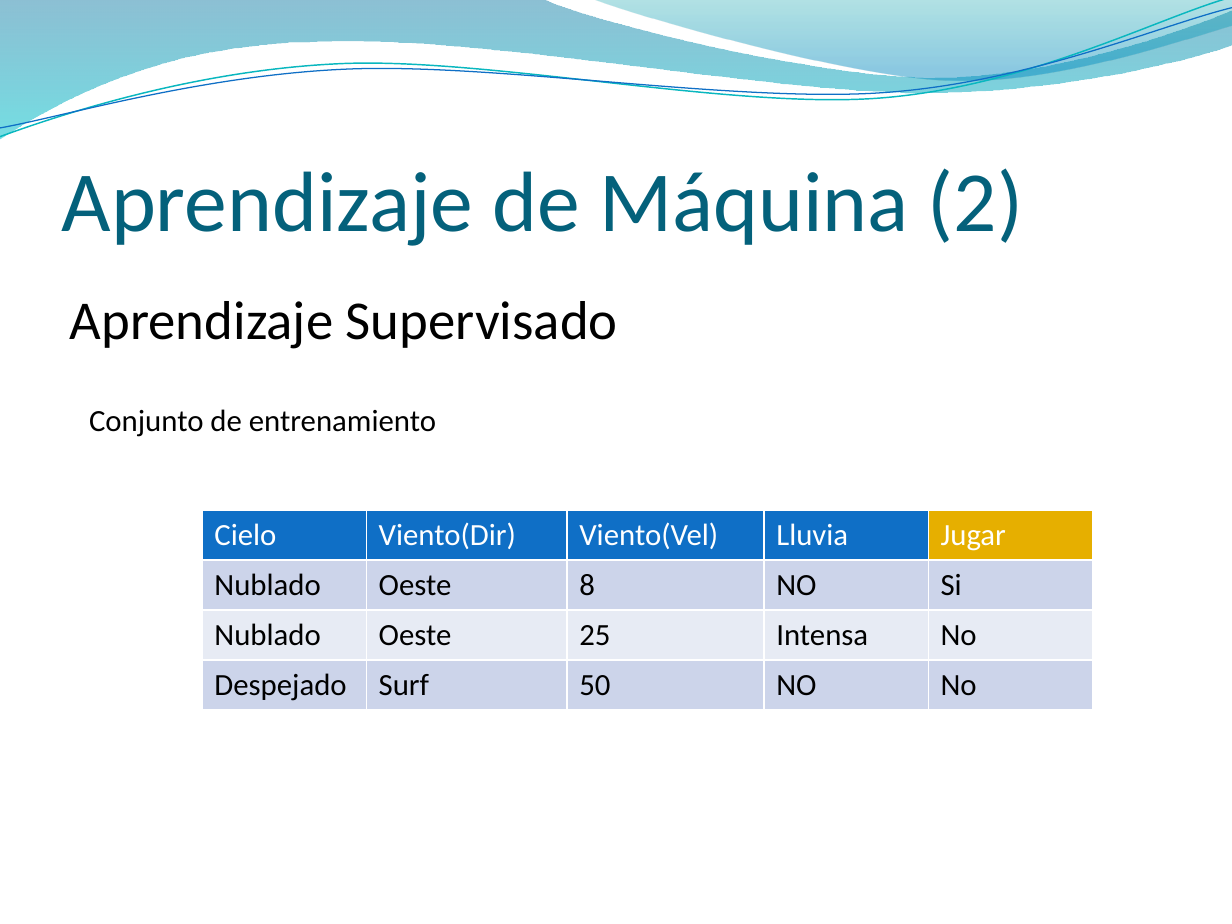
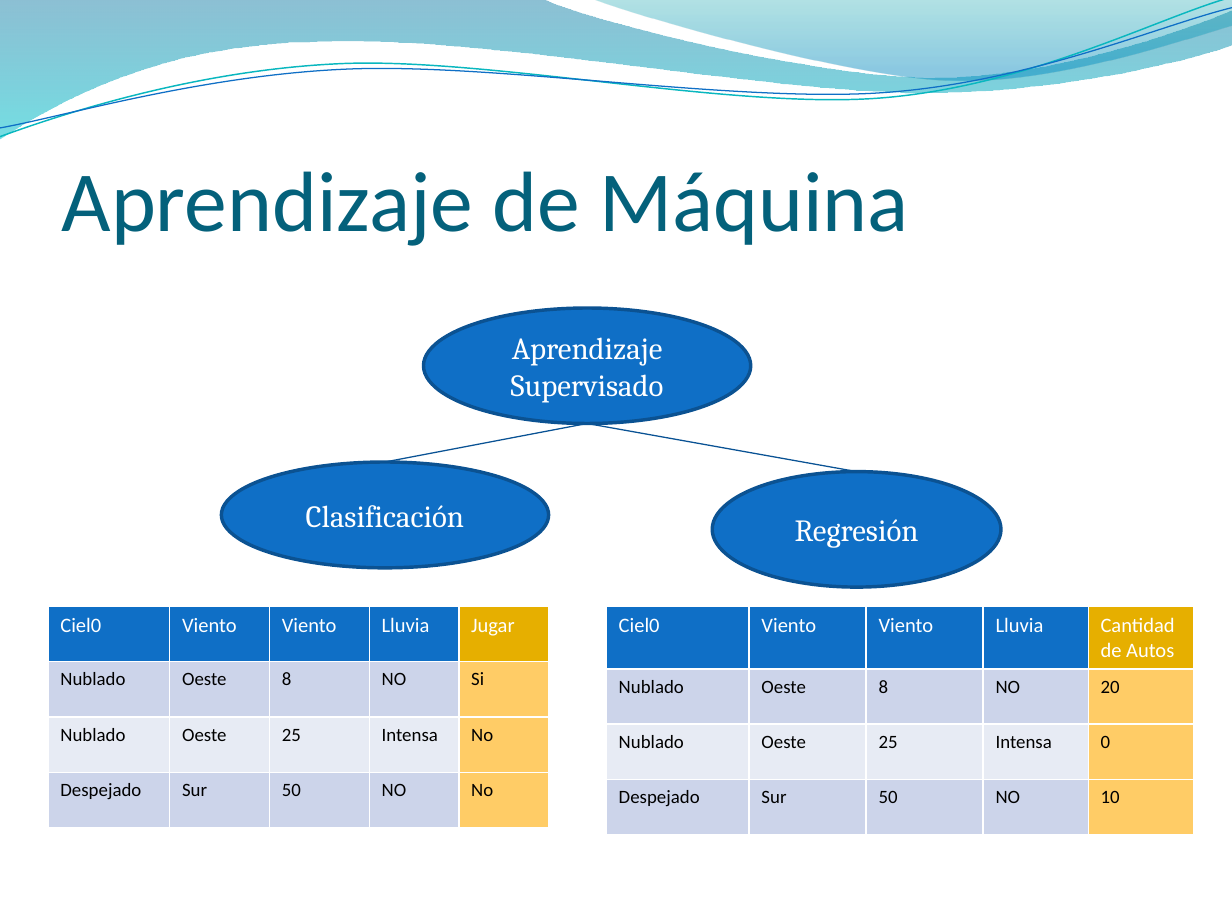
Before and after one commit to jaffadog/neuralito, a slide deck: slide 14 of neuralito/ArfGen/docs/Entregas/Informe Final/presentacion/esteban2.pptx (slide 13 before the commit). Drawn at 1232x924 pixels with LibreOffice and Linux fonts; fonts in the diff are those of the drawing; background and template pictures are left out. Boxes give left, top, right and bottom in pixels: in the first picture for what was removed or moved away, otherwise in the second. Text is boxed around its words. In the diff, an @@ line names an element or a change of style, - is before the commit and + after.

```diff
--- a/neuralito/ArfGen/docs/Entregas/Informe Final/presentacion/esteban2.pptx
+++ b/neuralito/ArfGen/docs/Entregas/Informe Final/presentacion/esteban2.pptx
@@ title at bbox=[62, 171, 908, 246]: text changed @@
-Aprendizaje de Máquina (2)
+Aprendizaje de Máquina
@@ ellipse "Aprendizaje Supervisado": place and size @@
-ellipse "Aprendizaje Supervisado" at bbox=[70, 301, 618, 349]
+ellipse "Aprendizaje Supervisado" at bbox=[424, 308, 752, 424]
@@ ellipse "Aprendizaje Supervisado" at bbox=[424, 308, 752, 424]: size 32 to 18 pt, font Calibri to Cambria, text colour #000000 to #FFFFFF; alignment left to centre; vertical alignment top to middle; fill none to #0F6FC6; outline none to #0B5292 2 pt @@
@@ text removed at bbox=[89, 409, 436, 437] @@
-Conjunto de entrenamiento
@@ line added from (588, 424) to (384, 462), #095295 0.75 pt @@
@@ line added from (588, 424) to (856, 472), #095295 0.75 pt @@
@@ ellipse added at bbox=[222, 462, 549, 568], fill #0F6FC6, outline #0B5292 2 pt, 18 pt, text #FFFFFF @@
+Clasificación
@@ ellipse added at bbox=[712, 472, 1000, 588], fill #0F6FC6, outline #0B5292 2 pt, 18 pt, text #FFFFFF @@
+Regresión
@@ table at bbox=[48, 606, 549, 828] @@
-row 1: Cielo | Viento(Dir) | Viento(Vel) | Lluvia | Jugar
+row 1: Ciel0 | Viento | Viento | Lluvia | Jugar
-row 4, column 2: Surf
+row 4, column 2: Sur
@@ fill #CCD5EA to #FFCC66 in 2 cells @@
@@ fill #E7EBF5 to #FFCC66 in row 3, column 5 @@
@@ size 18 to 12 pt in "Lluvia", "Jugar" @@
@@ size 18 to 11 pt in "Nublado", "Oeste", "8", "NO" and 10 more places @@
@@ table: place and size @@
-table at bbox=[202, 510, 1092, 710]
+table at bbox=[48, 606, 549, 828]
@@ table added at bbox=[606, 606, 1193, 834], 4 rows, 5 columns @@
+Ciel0 | Viento | Viento | Lluvia | Cantidad de Autos
+Nublado | Oeste | 8 | NO | 20
+Nublado | Oeste | 25 | Intensa | 0
+Despejado | Sur | 50 | NO | 10
```
Also in this commit, not shown: 8 other slides changed.
